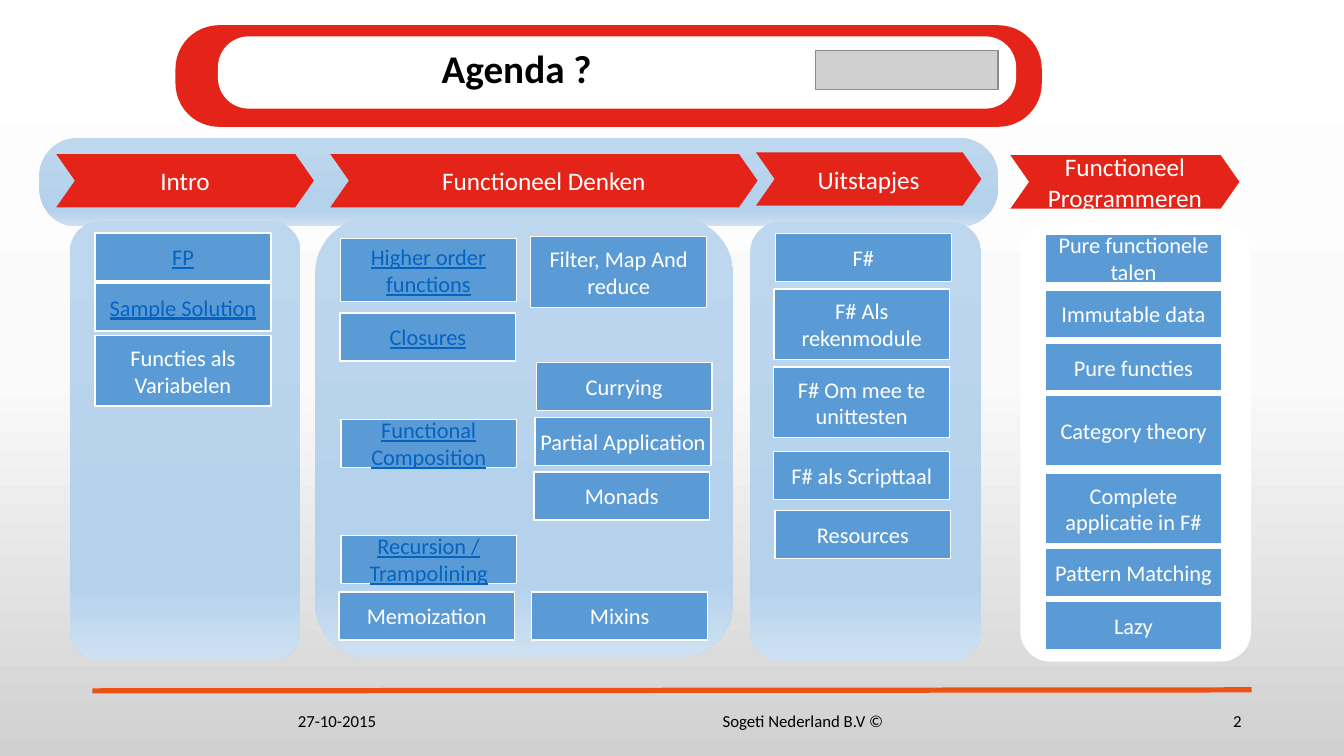
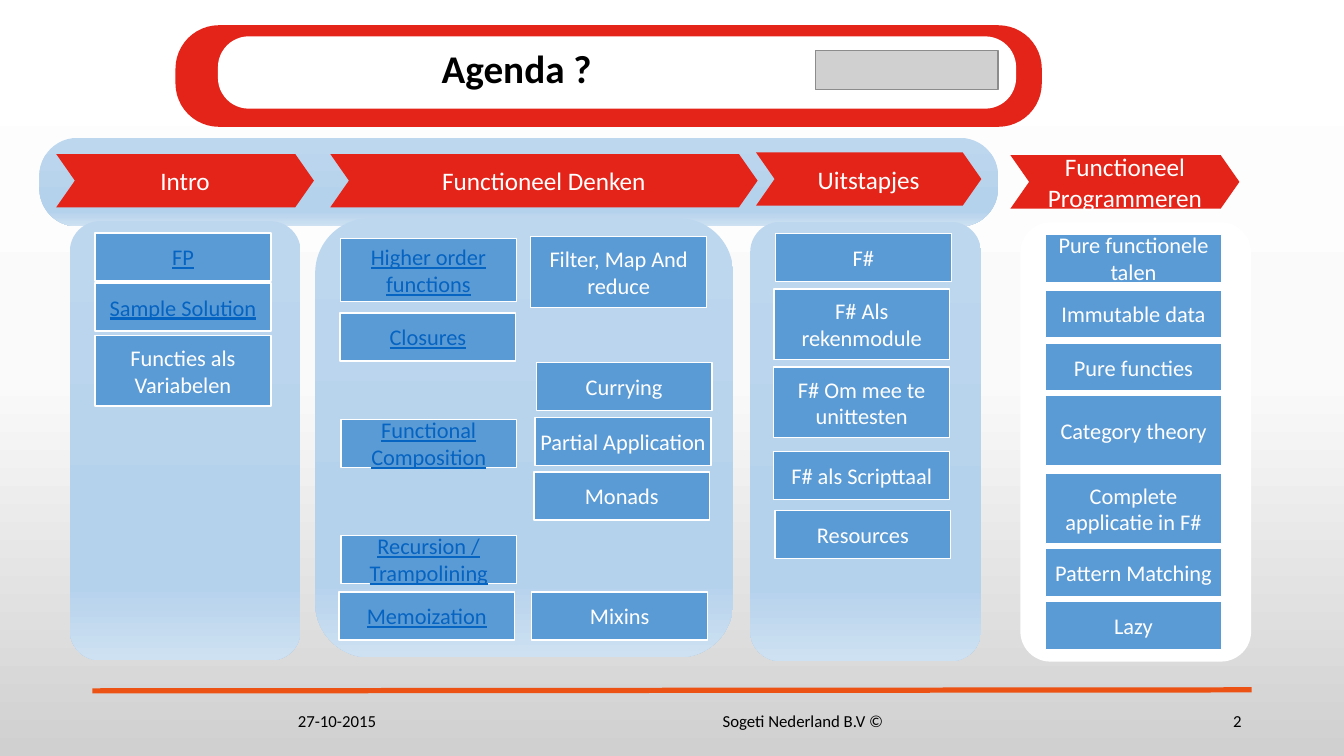
Before and after one commit to KeesDijk/FunctionalThinking, a slide deck: slide 2 of FunctionalThinking.pptx. Drawn at 1344x756 pixels with LibreOffice and Linux fonts; fonts in the diff are those of the drawing; grey boxes stand for pictures; background and template pictures are left out. Boxes give left, top, right and bottom in pixels: in the first picture for what was removed or moved away, otherwise in the second. Text is boxed around its words. In the diff, an @@ line names an element or a change of style, - is before the commit and + after.

Commit message:
Powerpoint changes

```diff
--- a/FunctionalThinking.pptx
+++ b/FunctionalThinking.pptx
@@ rectangle "Memoization" at (x1=339, y1=592, x2=514, y2=640): text colour #FFFFFF to #0563C1, underline on @@
```
Also in this commit, not shown: 1 slide added.
